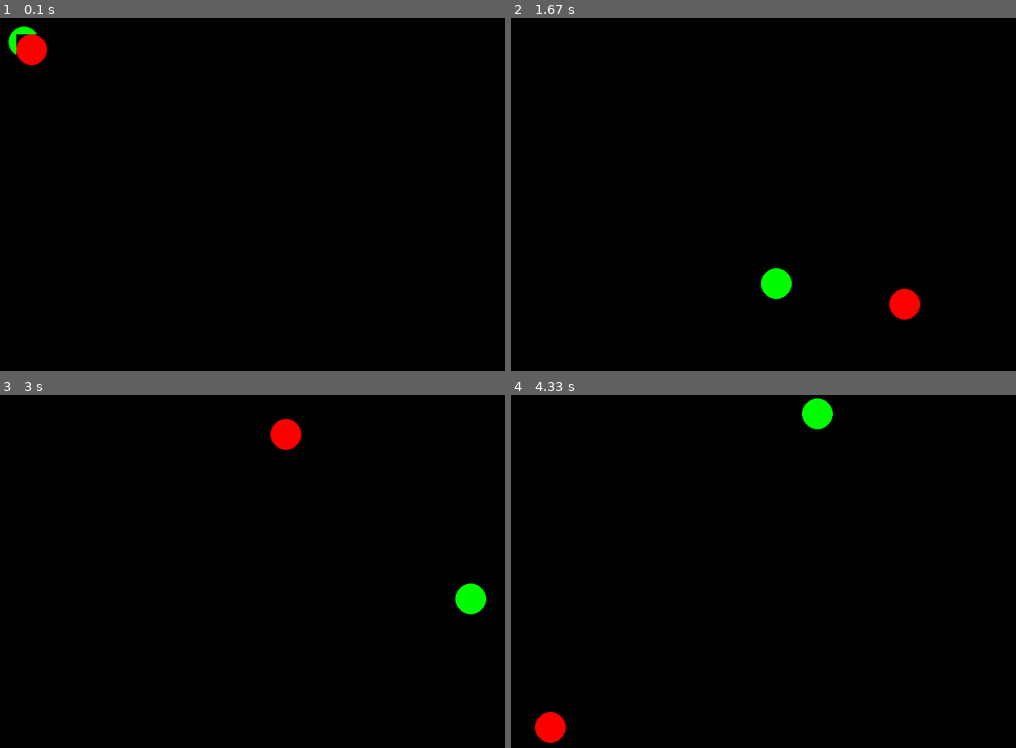
Above: before the commit, frames 1-4 (two rows, left to right).
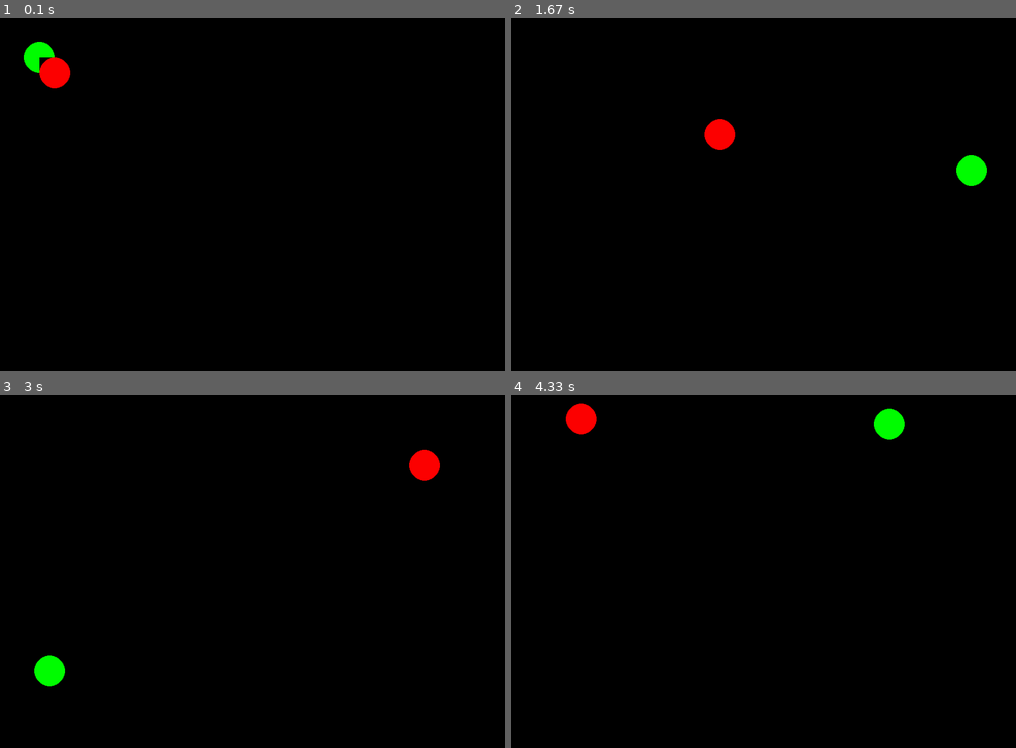
Above: after the commit, the same moments.

Repository: Archanciel/Learning_Pygame
Game: pygame game, started from my_bouncing_ball.py
Two runs of this game, one before a commit and one after it. Both use one fixed random seed, a clock stepped at 60 frames per second and the inputs below.
Inputs (mouse positions are in pixels of both pictures, inside the frame that each line leads up to):
- Up to frame 1 (0.1 s): no input
- Up to frame 2 (1.67 s): click (758, 190) at 0.38 s
- Up to frame 3 (3 s): no input
- Up to frame 4 (4.33 s): no input

The runs differ from the first frame. In frame 1, 1.1% of the frame differs, in the area x 1-14%, y 2-20%; in frame 2, 1.7%; in frame 3, 1.7%; in frame 4, 1.7%, in the area x 4-78%, y 0-99%.

Commit message:
increasing FPS with double click handing adaptation

Diff:
--- a/bouncing_ball_imperfect_collide/settings.py
+++ b/bouncing_ball_imperfect_collide/settings.py
@@ -3,7 +3,7 @@
 WINDOWS_LOCATION = '100,50'
 WIDTH = 1000
 HEIGHT = 700
-FPS = 60
+FPS = 600
 
 # define colors
 WHITE = (255, 255, 255)
--- a/my_bouncing_ball.py
+++ b/my_bouncing_ball.py
@@ -69,19 +69,19 @@
         # Increase timerDC after mouse was pressed the first time.
         if self.timerDC != 0:
             self.timerDC += self.dt
-        # Reset after 0.5 seconds.
-        if self.timerDC >= 0.07:
+        # Reset after 0.1 seconds.
+        if self.timerDC >= 0.1:
             self.timerDC = 0
 
         # dt == time in seconds since last tick.
-        # / 1000 to convert milliseconds to seconds.
-        self.dt = self.clock.tick(FPS) / 2000
+        # / 1000 to convert milliseconds to 10th of seconds.
+        self.dt = self.clock.tick(FPS) / 10000
 
     def handleDoubleClick(self):
         if self.timerDC == 0:
-            self.timerDC = 0.001
-            # Click again before 0.5 seconds to double click.
-        elif self.timerDC < 0.07:
+            self.timerDC = 0.01
+            # Click again before 0.1 seconds to double click.
+        elif self.timerDC < 0.1:
             # Double click happened
             if self.playing:
                 self.playing = False
--- a/template/settings.py
+++ b/template/settings.py
@@ -3,7 +3,7 @@
 WINDOWS_LOCATION = '100,100'
 WIDTH = 1000
 HEIGHT = 700
-FPS = 60
+FPS = 600
 
 # define colors
 WHITE = (255, 255, 255)
